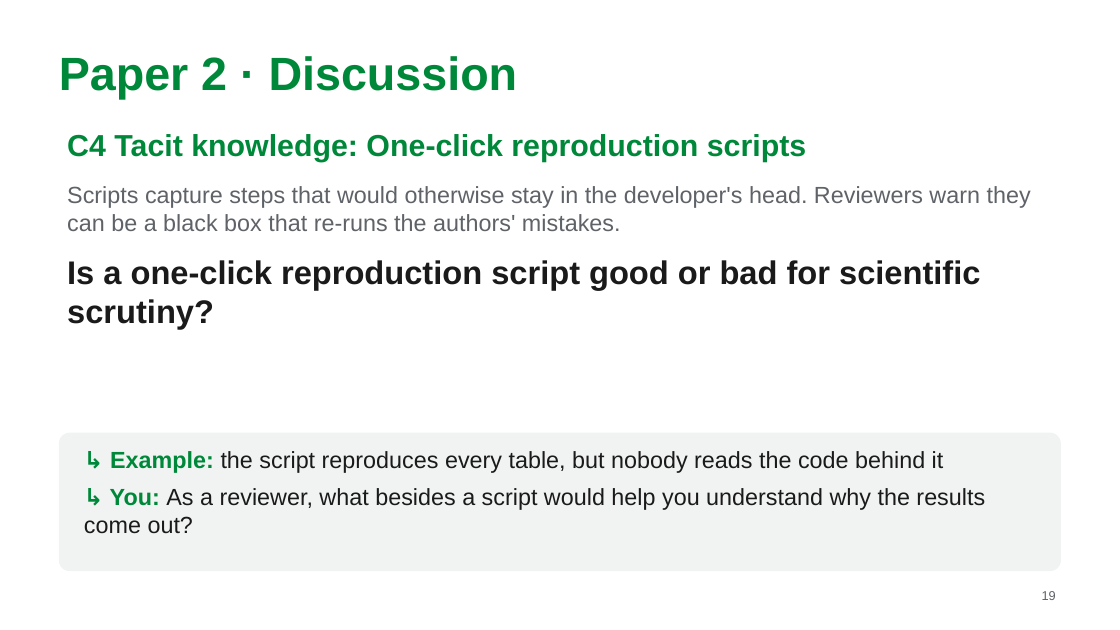
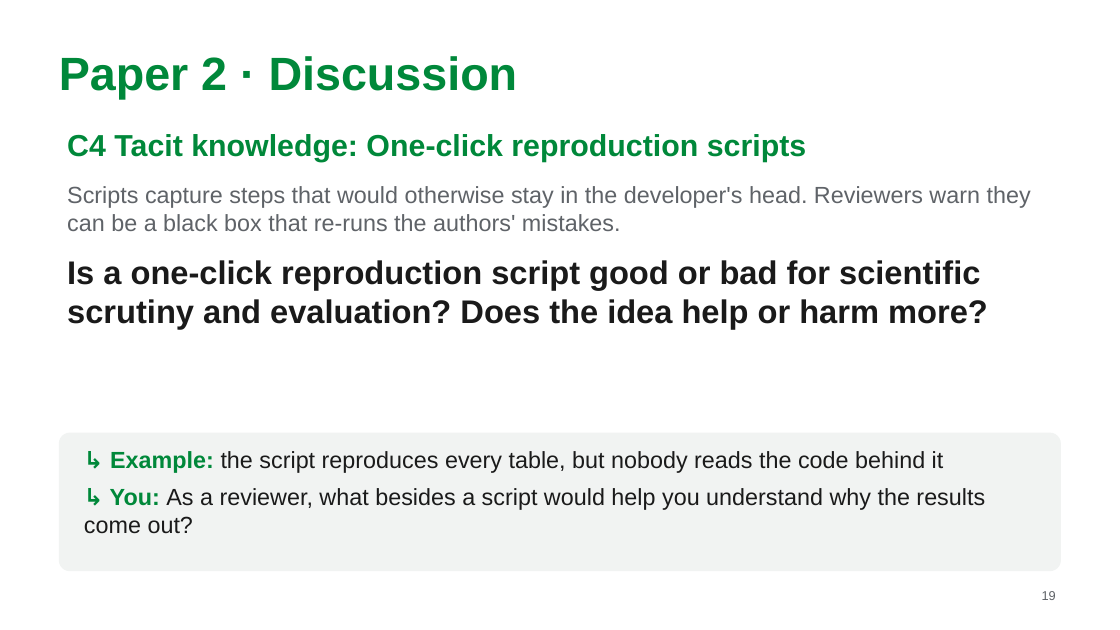
Before and after one commit to MarkAndreDuesing/Reprod_Docs_And_Notes, a slide deck: slide 19 of Vorl_2/slides/lecture2-team-v6-revised.pptx. Drawn at 1120x630 pixels with LibreOffice and Linux fonts; fonts in the diff are those of the drawing. Boxes give left, top, right and bottom in pixels: in the first picture for what was removed or moved away, otherwise in the second. Text is boxed around its words. In the diff, an @@ line names an element or a change of style, - is before the commit and + after.

```diff
--- a/Vorl_2/slides/lecture2-team-v6-revised.pptx
+++ b/Vorl_2/slides/lecture2-team-v6-revised.pptx
@@ text at <box>67,260,988,329</box>: text changed @@
-Is a one-click reproduction script good or bad for scientific scrutiny?
+Is a one-click reproduction script good or bad for scientific scrutiny and evaluation? Does the idea help or harm more?
```
Also in this commit, not shown: 1 other file.
